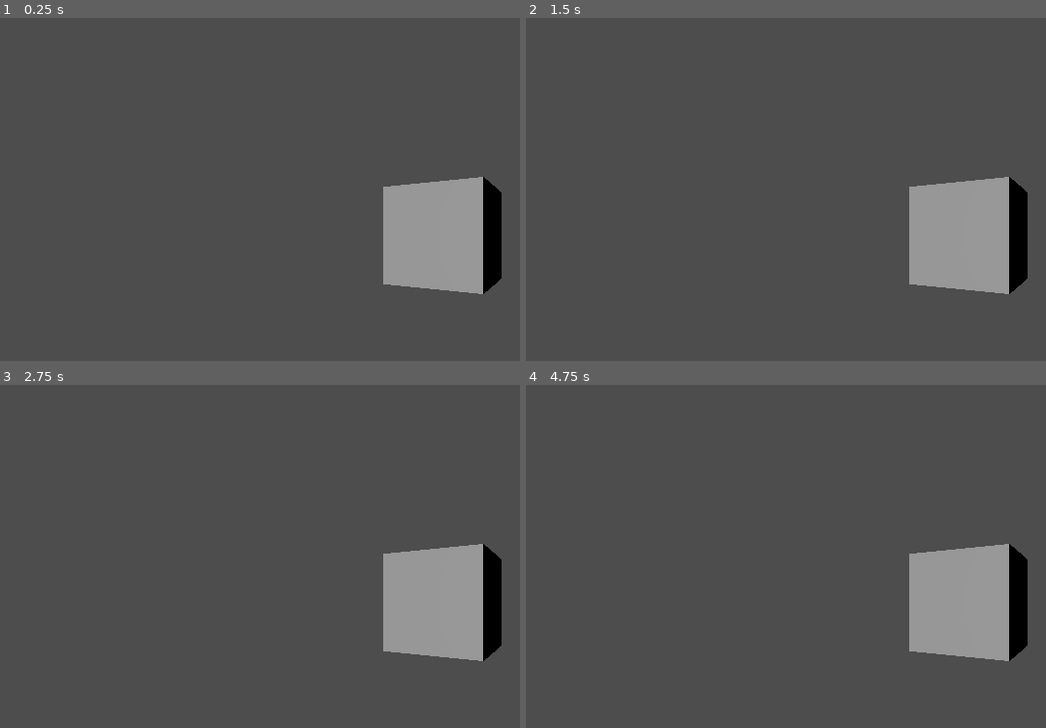
Above: before the commit, frames 1-4 (two rows, left to right).
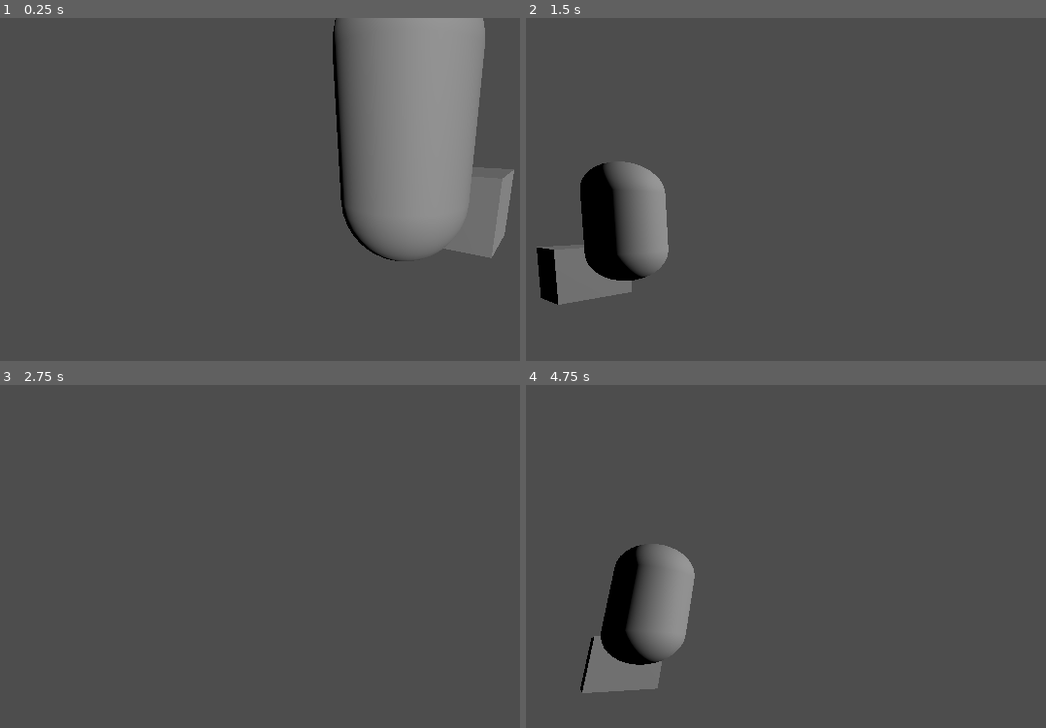
Above: after the commit, the same moments.

Repository: piperinnshall/davinci-renderer
Game: Godot game, scene res://main.tscn
Two runs of this game, one before a commit and one after it. Both use one fixed random seed, a clock stepped at 60 frames per second and the inputs below.
Inputs (mouse positions are in pixels of both pictures, inside the frame that each line leads up to):
- Up to frame 1 (0.25 s): no input
- Up to frame 2 (1.5 s): tap Enter at 0.5 s; move the mouse to (outside the picture) at 0.52 s; hold D 0.53-1.28 s; tap Space at 1.25 s; move the mouse to (760, 258) at 1.27 s; hold S from 1.28 s (still down)
- Up to frame 3 (2.75 s): move the mouse to (462, 508) at 2.02 s; release S at 2.03 s; hold D from 2.03 s (still down)
- Up to frame 4 (4.75 s): tap Enter at 2.75, 4.25 s; move the mouse to (874, 690) at 2.77 s; release D at 2.78 s; hold W 2.78-3.53 s; tap Space at 3.5 s; move the mouse to (outside the picture) at 3.52 s; hold A from 3.53 s (still down); move the mouse to (682, 535) at 4.27 s

The runs differ from the first frame. In frame 1, 17% of the frame differs, in the area x 63-99%, y 0-81%; in frame 2, 13%; in frame 3, 7.1%; in frame 4, 12%.

Commit message:
chore: Sobel filter texture window

Diff:
--- /dev/null
+++ b/freelook.gd
@@ -0,0 +1,31 @@
+extends Camera3D
+
+@export var speed := 6.0
+@export var sens := 0.002
+
+var yaw := 0.0
+var pitch := 0.0
+
+func _ready():
+	Input.set_mouse_mode(Input.MOUSE_MODE_CAPTURED)
+
+func _unhandled_input(e):
+	if e is InputEventMouseMotion:
+		yaw -= e.relative.x * sens
+		pitch -= e.relative.y * sens
+		pitch = clamp(pitch, deg_to_rad(-89), deg_to_rad(89))
+		rotation = Vector3(pitch, yaw, 0)
+
+func _process(delta):
+	var move := Vector3.ZERO
+
+	if Input.is_key_pressed(KEY_W):
+		move -= transform.basis.z
+	if Input.is_key_pressed(KEY_S):
+		move += transform.basis.z
+	if Input.is_key_pressed(KEY_A):
+		move -= transform.basis.x
+	if Input.is_key_pressed(KEY_D):
+		move += transform.basis.x
+
+	position += move.normalized() * speed * delta
--- a/main.tscn
+++ b/main.tscn
@@ -1,14 +1,44 @@
-[gd_scene load_steps=2 format=3 uid="uid://drrsk0gy6w8vh"]
+[gd_scene load_steps=6 format=3 uid="uid://drrsk0gy6w8vh"]
 
-[sub_resource type="BoxMesh" id="BoxMesh_7dm0k"]
+[ext_resource type="Shader" uid="uid://dd2kv4x718cc2" path="res://shader/sobel.gdshader" id="1_ig7tw"]
+[ext_resource type="Script" uid="uid://cxvjb7u0k8f17" path="res://freelook.gd" id="2_0xm2m"]
+
+[sub_resource type="ShaderMaterial" id="ShaderMaterial_ig7tw"]
+render_priority = 0
+shader = ExtResource("1_ig7tw")
+shader_parameter/threshold = 0.5
+shader_parameter/thickness = 0.1
+shader_parameter/line_color = Color(0.4, 0.4, 0.4, 1)
+shader_parameter/background_color = Color(0.9, 0.9, 0.9, 1)
+
+[sub_resource type="CapsuleMesh" id="CapsuleMesh_0xm2m"]
+material = SubResource("ShaderMaterial_ig7tw")
+
+[sub_resource type="BoxMesh" id="BoxMesh_h2yge"]
 
 [node name="Main" type="Node3D"]
 
+[node name="Filter" type="MeshInstance3D" parent="."]
+transform = Transform3D(-0.25881916, -8.940697e-08, 0.9659263, 4.4703484e-08, 1.0000001, 1.7881393e-07, -0.9659262, 0, -0.25881937, -5.9604645e-07, 0.99999905, 8.34465e-07)
+mesh = SubResource("CapsuleMesh_0xm2m")
+
 [node name="MeshInstance3D" type="MeshInstance3D" parent="."]
-mesh = SubResource("BoxMesh_7dm0k")
+transform = Transform3D(1, 0, 0, 0, 1, 0, 0, 0, 1, -2, 0, 0)
+mesh = SubResource("BoxMesh_h2yge")
 
 [node name="Camera3D" type="Camera3D" parent="."]
-transform = Transform3D(-0.50000006, 0, 0.8660254, 0, 1, 0, -0.8660254, 0, -0.50000006, 3, 0, -1)
+transform = Transform3D(-0.50000006, -0.2961981, 0.81379765, 0, 0.9396926, 0.34202012, -0.8660254, 0.17101008, -0.46984637, 2, 1, -1)
+script = ExtResource("2_0xm2m")
 
 [node name="DirectionalLight3D" type="DirectionalLight3D" parent="."]
-transform = Transform3D(-4.371139e-08, 0, 1, 0, 1, 0, -1, 0, -4.371139e-08, 5, 0, 1)
+transform = Transform3D(-0.81149745, -0.24433124, 0.53082407, -0.020298045, 0.9196294, 0.39226252, -0.58400327, 0.3075453, -0.7512363, 4, 2, -3)
+
+[node name="CanvasLayer" type="CanvasLayer" parent="."]
+visible = false
+
+[node name="ColorRect" type="ColorRect" parent="CanvasLayer"]
+anchors_preset = 15
+anchor_right = 1.0
+anchor_bottom = 1.0
+grow_horizontal = 2
+grow_vertical = 2
--- /dev/null
+++ b/shader/hexalization.gdshader
@@ -0,0 +1,23 @@
+shader_type canvas_item;
+
+uniform vec2 size = vec2(32.0, 28.0);
+uniform sampler2D screen_texture : hint_screen_texture, repeat_disable, filter_nearest;
+
+void fragment() {
+        vec2 norm_size = size * SCREEN_PIXEL_SIZE;
+        bool less_than_half = mod(SCREEN_UV.y / 2.0, norm_size.y) / norm_size.y < 0.5;
+        vec2 uv = SCREEN_UV + vec2(norm_size.x * 0.5 * float(less_than_half), 0.0);
+        vec2 center_uv = floor(uv / norm_size) * norm_size;
+        vec2 norm_uv = mod(uv, norm_size) / norm_size;
+        center_uv += mix(vec2(0.0, 0.0),
+                         mix(mix(vec2(norm_size.x, -norm_size.y),
+                                 vec2(0.0, -norm_size.y),
+                                 float(norm_uv.x < 0.5)),
+                             mix(vec2(0.0, -norm_size.y),
+                                 vec2(-norm_size.x, -norm_size.y),
+                                 float(norm_uv.x < 0.5)),
+                             float(less_than_half)),
+                         float(norm_uv.y < 0.3333333) * float(norm_uv.y / 0.3333333 < (abs(norm_uv.x - 0.5) * 2.0)));
+
+        COLOR = textureLod(screen_texture, center_uv, 0.0);
+}
--- /dev/null
+++ b/shader/sobel.gdshader
@@ -0,0 +1,56 @@
+shader_type spatial;
+render_mode unshaded;
+
+
+uniform sampler2D SCREEN_TEXTURE: hint_screen_texture, filter_linear_mipmap;
+uniform sampler2D NORMAL_TEXTURE: hint_normal_roughness_texture, filter_linear_mipmap;
+
+uniform float threshold: hint_range(0.0, 1.0, 0.01) = 0.5;
+uniform float thickness = 0.1;
+uniform vec3 line_color: source_color = vec3(0.4);
+uniform vec3 background_color: source_color = vec3(0.9);
+
+const mat3 kernel_h = mat3(
+	vec3(1.0, 2.0, 1.0),
+	vec3(0.0, 0.0, 0.0),
+	vec3(-1.0, -2.0, -1.0)
+);
+
+const mat3 kernel_v = mat3(
+	vec3(1.0, 0.0, -1.0),
+	vec3(2.0, 0.0, -2.0),
+	vec3(1.0, 0.0, -1.0)
+);
+
+void fragment() {
+	vec2 screen_uv = SCREEN_UV;
+	vec2 pixel_size = 1.0 / VIEWPORT_SIZE;
+
+	vec4 pixel = texture(SCREEN_TEXTURE, screen_uv);
+	vec3 normal = texture(NORMAL_TEXTURE, screen_uv).rgb * 2.0 - 1.0;
+
+	mat3 pixels;
+	for (int x = -1; x <= 1; x++){
+		vec3 row;
+		for (int y = -1; y <= 1; y++){
+			vec2 offset = pixel_size * vec2(float(x), float(y));
+			vec3 cell = texture(NORMAL_TEXTURE, screen_uv + offset).rgb;
+			row[y + 1] = length(cell - normal);
+		}
+		pixels[x + 1] = row;
+	}
+
+	float gx = 0.0;
+	for (int i = 0; i <= 2; i++){
+		gx += dot(kernel_h[i], pixels[i]);
+	}
+
+	float gy = 0.0;
+	for (int i = 0; i <= 2; i++){
+		gy += dot(kernel_v[i], pixels[i]);
+	}
+
+	float sobel = sqrt(gx * gx + gy * gy);
+
+	ALBEDO = mix(background_color, line_color, step(threshold, sobel + thickness));
+}
Not shown, added: freelook.gd.uid
Not shown, added: shader/hexalization.gdshader.uid
Not shown, added: shader/sobel.gdshader.uid
